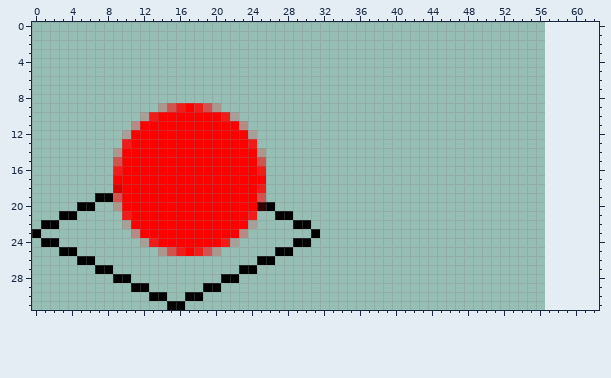
A sprite sheet gets an edit: data/tiles/objects.png. That is the earlier state.
The file is 57x32 pixels. Colours within 5 levels of each other are drawn and written as one. Shown: x 0..62, y 0..31. The old version is drawn lined up with the new one, on the new canvas.
After:
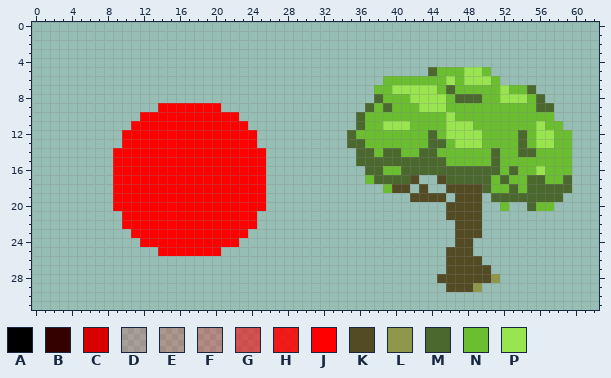
Palette (. is transparent): A #000000  B #350000  C #da0000  D #ff000028  E #ff000035  F #ff000043  G #ff00008f  H #ff0000da  J #ff0000  K #524b24  L #8f974a  M #4b692f  N #6abe30  P #99e550
Edits made:
canvas 57x32 -> 128x32
@@ x 0..62 @@
  4 ...............................................................
- 5 ...............................................................
- 6 ...............................................................
- 7 ...............................................................
- 8 ...............................................................
- 9 ..............EGHJHGE..........................................
-10 ............DHJJJJJJJHD........................................
-11 ...........FJJJJJJJJJJJF.......................................
-12 ..........DJJJJJJJJJJJJJD......................................
-13 ..........HJJJJJJJJJJJJJH......................................
-14 .........EJJJJJJJJJJJJJJJE.....................................
-15 .........GJJJJJJJJJJJJJJJG.....................................
-16 .........HJJJJJJJJJJJJJJJH.....................................
-17 .........JJJJJJJJJJJJJJJJJ.....................................
-18 .........CJJJJJJJJJJJJJJJH.....................................
-19 .......AAGJJJJJJJJJJJJJJJG.....................................
-20 .....AA..EJJJJJJJJJJJJJJJBA....................................
-21 ...AA.....HJJJJJJJJJJJJJH..AA..................................
-22 .AA.......DJJJJJJJJJJJJJD....AA................................
-23 A..........FJJJJJJJJJJJF.......A...............................
-24 .AA.........DHJJJJJJJHD......AA................................
-25 ...AA.........EGHJHGE......AA..................................
-26 .....AA..................AA....................................
-27 .......AA..............AA......................................
-28 .........AA..........AA........................................
-29 ...........AA......AA..........................................
-30 .............AA..AA............................................
-31 ...............AA..............................................
+ 5 ............................................MNNNPPN............
+ 6 .......................................NNNNNNNPNPPPN...........
+ 7 ......................................NNPPPPPNMNNNNNPNNM.......
+ 8 ......................................MNNNPPPPNMMMNNPPPNM......
+ 9 ..............JJJJJJJ................MNMNNNPPPNNNNNNNNNNMM.....
+10 ............JJJJJJJJJJJ.............MNNNNNNNNNPNNNNNNNNNNN.....
+11 ...........JJJJJJJJJJJJJ............MNNPPPNNNNPPPNNNNNNNPNN....
+12 ..........JJJJJJJJJJJJJJJ..........MNNNNNNNNMNPPPPNNNNMNPPNN...
+13 ..........JJJJJJJJJJJJJJJ..........MMNNNNNNNMMNPPPNNNNMNPPNN...
+14 .........JJJJJJJJJJJJJJJJJ..........MMNMMNNMMNNNNNNMNNMMNNNN...
+15 .........JJJJJJJJJJJJJJJJJ..........MMMMMMMMMMNNNNNMNNNNNNNN...
+16 .........JJJJJJJJJJJJJJJJJ...........MMNNMMMMMMMMMMMNMNNPNNN...
+17 .........JJJJJJJJJJJJJJJJJ...........NMMMMK..KMMMMMNMNNMMNNM...
+18 .........JJJJJJJJJJJJJJJJJ.............NKK.K..KKKKMNNMNMMMMM...
+19 .........JJJJJJJJJJJJJJJJJ................KKKK.KKK.MMMMMMMM....
+20 .........JJJJJJJJJJJJJJJJJ....................KKKK..N..MNN.....
+21 ..........JJJJJJJJJJJJJJJ.....................KKKK.............
+22 ..........JJJJJJJJJJJJJJJ......................KKK.............
+23 ...........JJJJJJJJJJJJJ.......................KKK.............
+24 ............JJJJJJJJJJJ........................KK..............
+25 ..............JJJJJJJ.........................KKK..............
+26 ..............................................KKKK.............
+27 ..............................................KKKKK............
+28 .............................................KKKKKKL...........
+29 ..............................................KKKL.............
+30 ...............................................................
+31 ...............................................................
Pixel boxes of the changes (left, top, right, bottom) in both pictures:
added: (347, 67, 572, 292)
changed: (32, 103, 320, 310)
